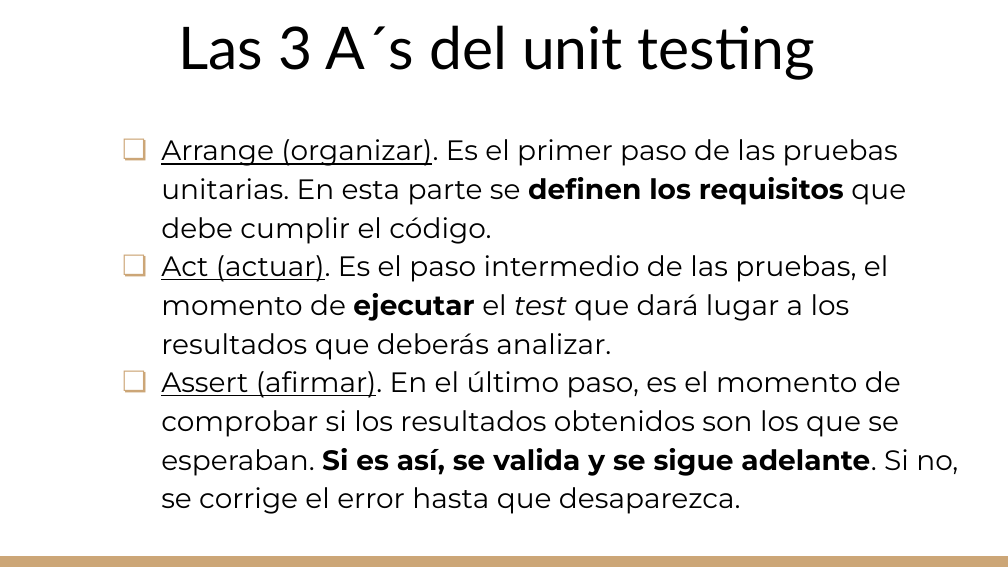
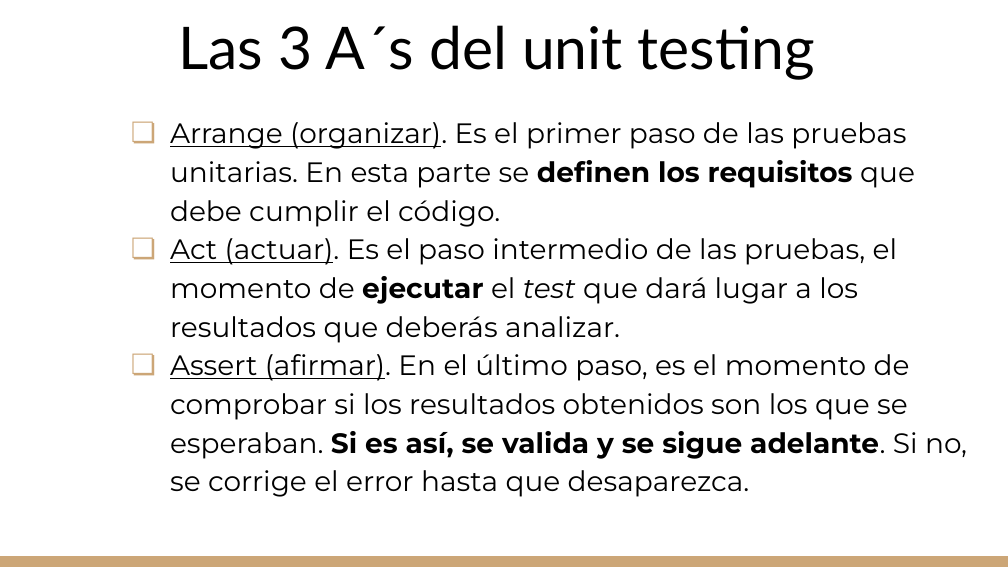
Before and after one commit to gitgamba/.Net-Grupo8, a slide deck: slide 5 of TPS/Unit Testing.pptx. Drawn at 1008x567 pixels with LibreOffice and Linux fonts; fonts in the diff are those of the drawing. Boxes give left, top, right and bottom in pixels: in the first picture for what was removed or moved away, otherwise in the second. Text is boxed around its words. In the diff, an @@ line names an element or a change of style, - is before the commit and + after.

```diff
--- a/TPS/Unit Testing.pptx
+++ b/TPS/Unit Testing.pptx
@@ text "Arrange (organizar). Es el primer ...": place and size @@
-text "Arrange (organizar). Es el primer ..." at (161, 139, 958, 514)
+text "Arrange (organizar). Es el primer ..." at (170, 122, 967, 497)
```
Also in this commit, not shown: 6 other slides changed.
